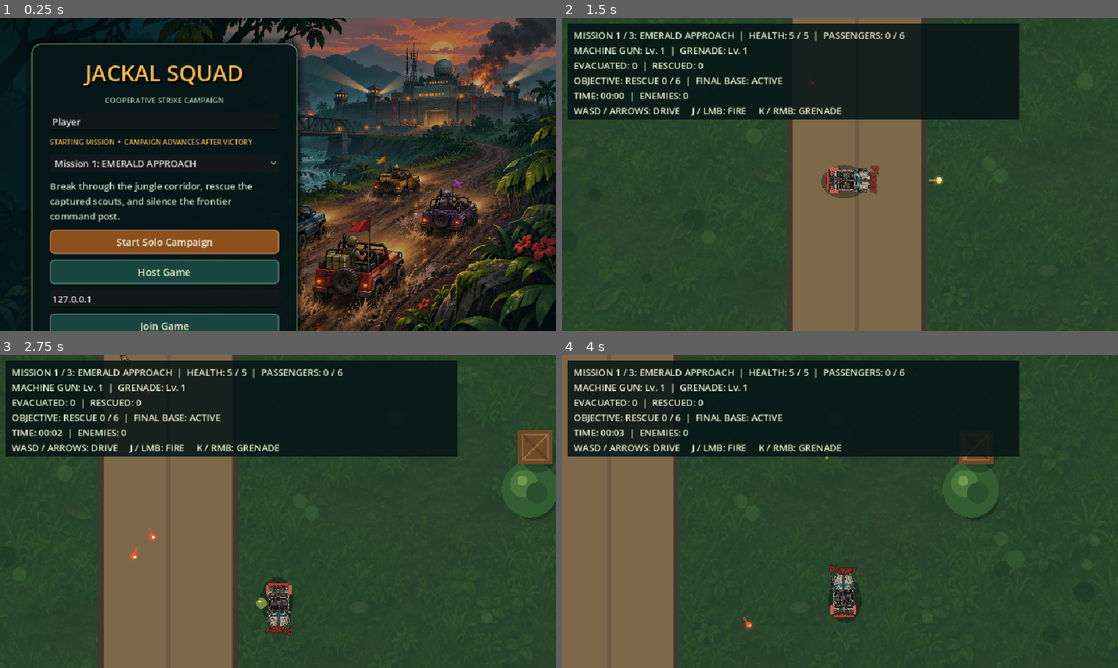
Above: before the commit, frames 1-4 (two rows, left to right).
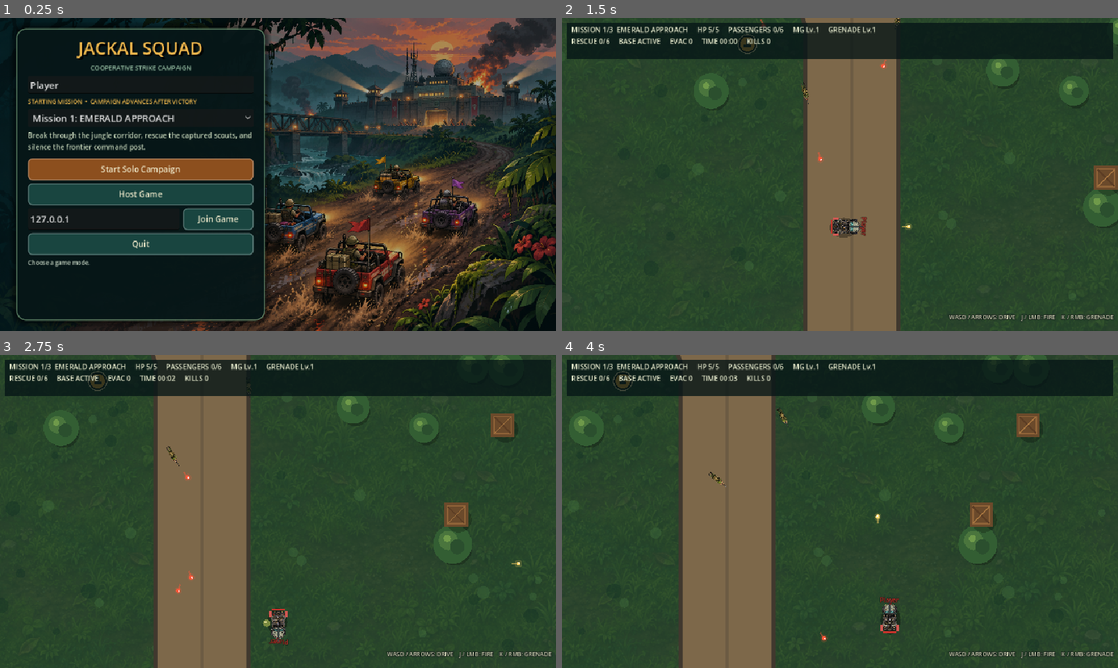
Above: after the commit, the same moments.

Repository: Brolton/Jackal-Squad
Game: Godot game, scene res://scenes/main.tscn
Same seed, same stepped clock (60 frames per second), same inputs: the game is played once before the commit and once after it.
Inputs (mouse positions are in pixels of both pictures, inside the frame that each line leads up to):
- Up to frame 1 (0.25 s): no input
- Up to frame 2 (1.5 s): click "Start Solo Campaign" at 0.5 s; tap Enter at 1.25 s; move the mouse to (962, 158) at 1.27 s; hold D (move_right) from 1.28 s (still down); hold J (fire_primary) from 1.28 s (still down); click (962, 158) at 1.42 s
- Up to frame 3 (2.75 s): tap Space at 1.52, 2.27 s; move the mouse to (166, 527) at 2.02 s; release D (move_right) at 2.03 s; release J (fire_primary) at 2.03 s; hold S (move_down) from 2.03 s (still down); tap K (fire_secondary) at 2.1 s
- Up to frame 4 (4 s): move the mouse to (895, 442) at 2.77 s; release S (move_down) at 2.78 s; hold D (move_right) 2.78-3.53 s; tap Ctrl at 2.85 s; move the mouse to (812, 574) at 3.52 s; hold W (move_up) from 3.53 s (still down); tap J (fire_primary) at 3.6 s; click (812, 574) at 3.67 s; tap Space at 3.77 s

The runs differ from the first frame. In frame 1, 24% of the frame differs, in the area x 2-55%, y 1-100%; in frame 2, 28%; in frame 3, 32%; in frame 4, 49%, in the area x 0-100%, y 0-100%.

Commit message:
Rebalance gameplay framing and responsive interface

Diff:
--- a/scenes/hud.tscn
+++ b/scenes/hud.tscn
@@ -6,22 +6,42 @@
 script = ExtResource("1_hud")
 
 [node name="TopBackdrop" type="ColorRect" parent="."]
-offset_left = 10.0
-offset_top = 10.0
-offset_right = 790.0
-offset_bottom = 176.0
-color = Color(0.02, 0.08, 0.085, 0.86)
+offset_left = 8.0
+offset_top = 8.0
+offset_right = 952.0
+offset_bottom = 70.0
+color = Color(0.02, 0.08, 0.085, 0.78)
 mouse_filter = 2
 
 [node name="Status" type="Label" parent="."]
-offset_left = 20.0
-offset_top = 18.0
-offset_right = 760.0
-offset_bottom = 180.0
+offset_left = 16.0
+offset_top = 12.0
+offset_right = 944.0
+offset_bottom = 68.0
 theme_override_colors/font_color = Color(0.92, 0.94, 0.82, 1)
 theme_override_colors/font_outline_color = Color(0.04, 0.07, 0.06, 0.75)
-theme_override_constants/outline_size = 2
-theme_override_font_sizes/font_size = 16
+theme_override_constants/outline_size = 1
+theme_override_font_sizes/font_size = 12
+
+[node name="ControlsHint" type="Label" parent="."]
+layout_mode = 1
+anchors_preset = 3
+anchor_left = 1.0
+anchor_top = 1.0
+anchor_right = 1.0
+anchor_bottom = 1.0
+offset_left = -374.0
+offset_top = -31.0
+offset_right = -8.0
+offset_bottom = -8.0
+grow_horizontal = 0
+grow_vertical = 0
+theme_override_colors/font_color = Color(0.91, 0.92, 0.78, 0.92)
+theme_override_colors/font_outline_color = Color(0.02, 0.05, 0.05, 0.95)
+theme_override_constants/outline_size = 4
+theme_override_font_sizes/font_size = 10
+text = "WASD / ARROWS: DRIVE    J / LMB: FIRE    K / RMB: GRENADE"
+horizontal_alignment = 2
 
 [node name="VictoryPanel" type="PanelContainer" parent="."]
 visible = false
--- a/scenes/player_jeep.tscn
+++ b/scenes/player_jeep.tscn
@@ -3,7 +3,7 @@
 [ext_resource type="Script" path="res://scripts/player_jeep.gd" id="1_player"]
 
 [sub_resource type="CircleShape2D" id="CircleShape2D_player"]
-radius = 16.0
+radius = 14.0
 
 [node name="PlayerJeep" type="CharacterBody2D"]
 collision_layer = 2
@@ -14,7 +14,7 @@
 shape = SubResource("CircleShape2D_player")
 
 [node name="Camera2D" type="Camera2D" parent="."]
-zoom = Vector2(1.3, 1.3)
+zoom = Vector2(0.9, 0.9)
 position_smoothing_enabled = true
 position_smoothing_speed = 7.0
 limit_left = 0
--- a/scripts/hud.gd
+++ b/scripts/hud.gd
@@ -1,6 +1,7 @@
 extends CanvasLayer
 
 @onready var _status: Label = $Status
+@onready var _controls_hint: Label = $ControlsHint
 @onready var _victory_panel: Control = $VictoryPanel
 @onready var _victory_title: Label = $VictoryPanel/VBoxContainer/Title
 @onready var _victory_details: Label = $VictoryPanel/VBoxContainer/Details
@@ -22,11 +23,19 @@
 var _level_name := "EMERALD APPROACH"
 var _campaign_level_index := 0
 var _campaign_level_count := 3
+var _controls_hint_time := 7.0
 
 func _ready() -> void:
 	_victory_panel.add_theme_stylebox_override("panel", VisualTheme.panel_style(0.97, 14))
 	VisualTheme.decorate_button(_continue_button, true)
 	_continue_button.pressed.connect(_on_continue_pressed)
+
+func _process(delta: float) -> void:
+	if _controls_hint_time <= 0.0:
+		return
+	_controls_hint_time = maxf(0.0, _controls_hint_time - delta)
+	if _controls_hint_time <= 0.0:
+		_controls_hint.hide()
 
 func update_health(current: int, maximum: int) -> void:
 	_current_health = current
@@ -64,10 +73,8 @@
 
 func _refresh() -> void:
 	_status.text = (
-		"MISSION %d / %d: %s  |  HEALTH: %d / %d  |  PASSENGERS: %d / 6\n"
-		+ "MACHINE GUN: Lv. %d  |  GRENADE: Lv. %d\nEVACUATED: %d  |  RESCUED: %d\n"
-		+ "OBJECTIVE: RESCUE %d / %d  |  FINAL BASE: %s\nTIME: %s  |  ENEMIES: %d\n"
-		+ "WASD / ARROWS: DRIVE     J / LMB: FIRE     K / RMB: GRENADE"
+		"MISSION %d/%d  %s     HP %d/%d     PASSENGERS %d/6     MG Lv.%d     GRENADE Lv.%d\n"
+		+ "RESCUE %d/%d     BASE %s     EVAC %d     TIME %s     KILLS %d"
 	) % [
 		_campaign_level_index + 1,
 		_campaign_level_count,
@@ -77,11 +84,10 @@
 		_passenger_count,
 		_primary_upgrade_level + 1,
 		_secondary_upgrade_level + 1,
-		_evacuated_passengers,
-		_rescued_passengers,
 		_rescued_passengers,
 		_rescue_objective_total,
 		"DESTROYED" if _final_base_destroyed else "ACTIVE",
+		_evacuated_passengers,
 		_format_time(_mission_elapsed),
 		_enemies_destroyed,
 	]
--- a/scripts/infantry.gd
+++ b/scripts/infantry.gd
@@ -190,10 +190,10 @@
 	var texture_tint := Color(1.0, 0.82, 0.62) if _hit_flash > 0.0 else Color.WHITE
 	match enemy_type:
 		EnemyType.TURRET:
-			draw_texture_rect(TURRET_TEXTURE, Rect2(-28, -34, 56, 62), false, texture_tint)
+			draw_texture_rect(TURRET_TEXTURE, Rect2(-32, -35, 64, 66), false, texture_tint)
 		EnemyType.TANK:
-			draw_texture_rect(TANK_TEXTURE, Rect2(-27, -40, 54, 77), false, texture_tint)
+			draw_texture_rect(TANK_TEXTURE, Rect2(-31, -45, 62, 88), false, texture_tint)
 		EnemyType.BOAT:
-			draw_texture_rect(BOAT_TEXTURE, Rect2(-25, -42, 50, 84), false, texture_tint)
+			draw_texture_rect(BOAT_TEXTURE, Rect2(-28, -45, 56, 90), false, texture_tint)
 		_:
 			draw_texture_rect(INFANTRY_TEXTURE, Rect2(-16, -25, 32, 47), false, texture_tint)
--- a/scripts/main_menu.gd
+++ b/scripts/main_menu.gd
@@ -40,10 +40,10 @@
 
 	var outer_margin := MarginContainer.new()
 	outer_margin.set_anchors_and_offsets_preset(Control.PRESET_FULL_RECT)
-	outer_margin.add_theme_constant_override("margin_left", 54)
-	outer_margin.add_theme_constant_override("margin_top", 44)
-	outer_margin.add_theme_constant_override("margin_right", 54)
-	outer_margin.add_theme_constant_override("margin_bottom", 44)
+	outer_margin.add_theme_constant_override("margin_left", 28)
+	outer_margin.add_theme_constant_override("margin_top", 18)
+	outer_margin.add_theme_constant_override("margin_right", 28)
+	outer_margin.add_theme_constant_override("margin_bottom", 18)
 	add_child(outer_margin)
 
 	var row := HBoxContainer.new()
@@ -51,7 +51,8 @@
 
 	var panel := PanelContainer.new()
 	panel.name = "MenuPanel"
-	panel.custom_minimum_size = Vector2(460.0, 0.0)
+	panel.custom_minimum_size = Vector2(430.0, 0.0)
+	panel.size_flags_vertical = Control.SIZE_EXPAND_FILL
 	panel.add_theme_stylebox_override("panel", VisualTheme.panel_style(0.93, 16))
 	row.add_child(panel)
 	var spacer := Control.new()
@@ -59,20 +60,20 @@
 	row.add_child(spacer)
 
 	var margin := MarginContainer.new()
-	margin.add_theme_constant_override("margin_left", 8)
-	margin.add_theme_constant_override("margin_top", 4)
-	margin.add_theme_constant_override("margin_right", 8)
-	margin.add_theme_constant_override("margin_bottom", 4)
+	margin.add_theme_constant_override("margin_left", 2)
+	margin.add_theme_constant_override("margin_top", 0)
+	margin.add_theme_constant_override("margin_right", 2)
+	margin.add_theme_constant_override("margin_bottom", 0)
 	panel.add_child(margin)
 
 	var content := VBoxContainer.new()
-	content.add_theme_constant_override("separation", 12)
+	content.add_theme_constant_override("separation", 6)
 	margin.add_child(content)
 
 	var title := Label.new()
 	title.text = "JACKAL SQUAD"
 	title.horizontal_alignment = HORIZONTAL_ALIGNMENT_CENTER
-	title.add_theme_font_size_override("font_size", 38)
+	title.add_theme_font_size_override("font_size", 30)
 	title.add_theme_color_override("font_color", VisualTheme.GOLD)
 	title.add_theme_color_override("font_shadow_color", Color(0, 0, 0, 0.8))
 	title.add_theme_constant_override("shadow_offset_x", 3)
@@ -82,7 +83,7 @@
 	var subtitle := Label.new()
 	subtitle.text = "COOPERATIVE STRIKE CAMPAIGN"
 	subtitle.horizontal_alignment = HORIZONTAL_ALIGNMENT_CENTER
-	subtitle.add_theme_font_size_override("font_size", 13)
+	subtitle.add_theme_font_size_override("font_size", 11)
 	subtitle.add_theme_color_override("font_color", Color(0.62, 0.78, 0.67))
 	content.add_child(subtitle)
 
@@ -93,7 +94,7 @@
 
 	var mission_label := Label.new()
 	mission_label.text = "STARTING MISSION  •  CAMPAIGN ADVANCES AFTER VICTORY"
-	mission_label.add_theme_font_size_override("font_size", 12)
+	mission_label.add_theme_font_size_override("font_size", 10)
 	mission_label.add_theme_color_override("font_color", VisualTheme.GOLD)
 	content.add_child(mission_label)
 
@@ -108,13 +109,14 @@
 
 	_briefing_label = Label.new()
 	_briefing_label.autowrap_mode = TextServer.AUTOWRAP_WORD_SMART
-	_briefing_label.custom_minimum_size = Vector2(0, 58)
+	_briefing_label.custom_minimum_size = Vector2(0, 42)
+	_briefing_label.add_theme_font_size_override("font_size", 12)
 	_briefing_label.add_theme_color_override("font_color", Color(0.78, 0.84, 0.73))
 	content.add_child(_briefing_label)
 	_on_mission_selected(0)
 
 	_main_view = VBoxContainer.new()
-	_main_view.add_theme_constant_override("separation", 10)
+	_main_view.add_theme_constant_override("separation", 5)
 	content.add_child(_main_view)
 
 	var solo_button := _make_button("Start Solo Campaign")
@@ -128,11 +130,15 @@
 	_address_input = LineEdit.new()
 	_address_input.text = "127.0.0.1"
 	_address_input.placeholder_text = "Host IP address"
-	_main_view.add_child(_address_input)
-
+	var join_row := HBoxContainer.new()
+	join_row.add_theme_constant_override("separation", 6)
+	_address_input.size_flags_horizontal = Control.SIZE_EXPAND_FILL
+	join_row.add_child(_address_input)
 	var join_button := _make_button("Join Game")
 	join_button.pressed.connect(_on_join_pressed)
-	_main_view.add_child(join_button)
+	join_button.custom_minimum_size.x = 122.0
+	join_row.add_child(join_button)
+	_main_view.add_child(join_row)
 
 	var quit_button := _make_button("Quit")
 	quit_button.pressed.connect(func() -> void: get_tree().quit())
@@ -168,14 +174,15 @@
 
 	_status_label = Label.new()
 	_status_label.autowrap_mode = TextServer.AUTOWRAP_WORD_SMART
-	_status_label.custom_minimum_size = Vector2(0.0, 42.0)
+	_status_label.custom_minimum_size = Vector2(0.0, 26.0)
+	_status_label.add_theme_font_size_override("font_size", 10)
 	_status_label.add_theme_color_override("font_color", Color(0.76, 0.82, 0.75))
 	content.add_child(_status_label)
 
 func _make_button(text: String) -> Button:
 	var button := Button.new()
 	button.text = text
-	button.custom_minimum_size = Vector2(0.0, 42.0)
+	button.custom_minimum_size = Vector2(0.0, 34.0)
 	VisualTheme.decorate_button(button, text in ["Start Solo Campaign", "Start Game"])
 	return button
 
--- a/scripts/player_jeep.gd
+++ b/scripts/player_jeep.gd
@@ -351,9 +351,9 @@
 	health_changed.emit(health, maximum_health)
 
 func _draw() -> void:
-	draw_ellipse_shadow(Vector2(2.0, 5.0), Vector2(22.0, 31.0), Color(0.0, 0.0, 0.0, 0.34))
+	draw_ellipse_shadow(Vector2(2.0, 4.0), Vector2(19.0, 27.0), Color(0.0, 0.0, 0.0, 0.34))
 	var texture_tint := Color(1.0, 0.94, 0.76) if _hit_flash > 0.0 else Color.WHITE
-	draw_texture_rect(PLAYER_JEEP_TEXTURE, Rect2(-22.0, -33.0, 44.0, 66.0), false, texture_tint)
+	draw_texture_rect(PLAYER_JEEP_TEXTURE, Rect2(-19.0, -29.0, 38.0, 57.0), false, texture_tint)
 	var player_color: Color = PLAYER_COLORS[color_slot]
 	draw_line(Vector2(-15, 13), Vector2(-15, 25), player_color.lightened(0.18), 4.0)
 	draw_line(Vector2(15, 13), Vector2(15, 25), player_color.lightened(0.18), 4.0)
--- a/scripts/visual_theme.gd
+++ b/scripts/visual_theme.gd
@@ -14,10 +14,10 @@
 	style.set_corner_radius_all(radius)
 	style.shadow_color = Color(0.0, 0.0, 0.0, 0.55)
 	style.shadow_size = 12
-	style.content_margin_left = 24.0
-	style.content_margin_right = 24.0
-	style.content_margin_top = 20.0
-	style.content_margin_bottom = 20.0
+	style.content_margin_left = 18.0
+	style.content_margin_right = 18.0
+	style.content_margin_top = 12.0
+	style.content_margin_bottom = 12.0
 	return style
 
 static func button_style(color: Color, hover := false, pressed := false) -> StyleBoxFlat:
@@ -38,4 +38,4 @@
 	button.add_theme_stylebox_override("focus", button_style(base, true))
 	button.add_theme_color_override("font_color", CREAM)
 	button.add_theme_color_override("font_hover_color", Color.WHITE)
-	button.add_theme_font_size_override("font_size", 17)
+	button.add_theme_font_size_override("font_size", 14)
--- a/tests/test_controls_camera.gd
+++ b/tests/test_controls_camera.gd
@@ -17,7 +17,8 @@
 	await process_frame
 	var player: CharacterBody2D = game.get_node("Player_1")
 	var camera: Camera2D = player.get_node("Camera2D")
-	_check(camera.zoom == Vector2(1.3, 1.3), "Gameplay camera is intentionally closer to the action")
+	_check(camera.zoom == Vector2(0.9, 0.9), "Gameplay camera shows enough terrain for tactical awareness")
+	_check(960.0 / camera.zoom.x <= 1100.0, "Camera still limits how much of the world is revealed")
 	_check(_has_physical_key("fire_primary", KEY_J), "J is bound to machine-gun fire")
 	_check(_has_physical_key("fire_secondary", KEY_K), "K is bound to grenade fire")
 	_check(_has_mouse_button("fire_primary", MOUSE_BUTTON_LEFT), "Left mouse remains a primary-fire alternative")
--- a/tests/test_visual_presentation.gd
+++ b/tests/test_visual_presentation.gd
@@ -33,6 +33,7 @@
 	var panel := menu.find_child("MenuPanel", true, false) as PanelContainer
 	_check(background != null and background.texture == key_art, "Main menu displays the generated campaign artwork")
 	_check(panel != null and panel.get_theme_stylebox("panel") is StyleBoxFlat, "Main menu uses the production panel theme")
+	_check(panel != null and panel.size.y <= 504.0, "Main menu fits completely inside the 960x540 base viewport")
 	var mission_options := menu.find_children("*", "OptionButton", true, false)
 	_check(mission_options.size() == 1 and (mission_options[0] as OptionButton).item_count == 3, "Styled menu exposes all three mission briefings")
 	menu.queue_free()
@@ -42,6 +43,9 @@
 	root.add_child(hud)
 	await process_frame
 	_check(hud.get_node_or_null("TopBackdrop") != null, "HUD has a readable tactical backdrop")
+	var backdrop := hud.get_node("TopBackdrop") as ColorRect
+	_check(backdrop.size.y <= 64.0, "Tactical HUD stays compact and does not obscure the battlefield")
+	_check(hud.get_node_or_null("ControlsHint") != null, "Control help uses a separate temporary hint")
 	var continue_button := hud.get_node("VictoryPanel/VBoxContainer/ContinueButton") as Button
 	_check(continue_button != null and continue_button.get_theme_stylebox("normal") is StyleBoxFlat, "Mission result panel has a styled campaign action")
 	hud.queue_free()
Not shown, changed: TASKS.md
Not shown, changed: TESTING.md
